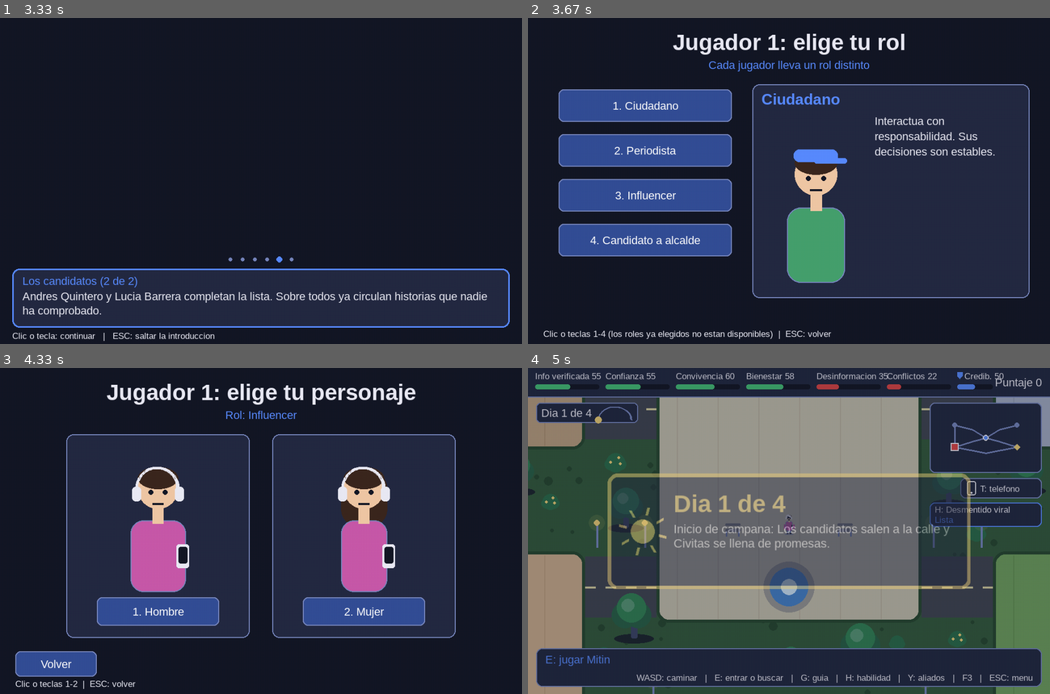
Above: before the commit, frames 1-4 (two rows, left to right).
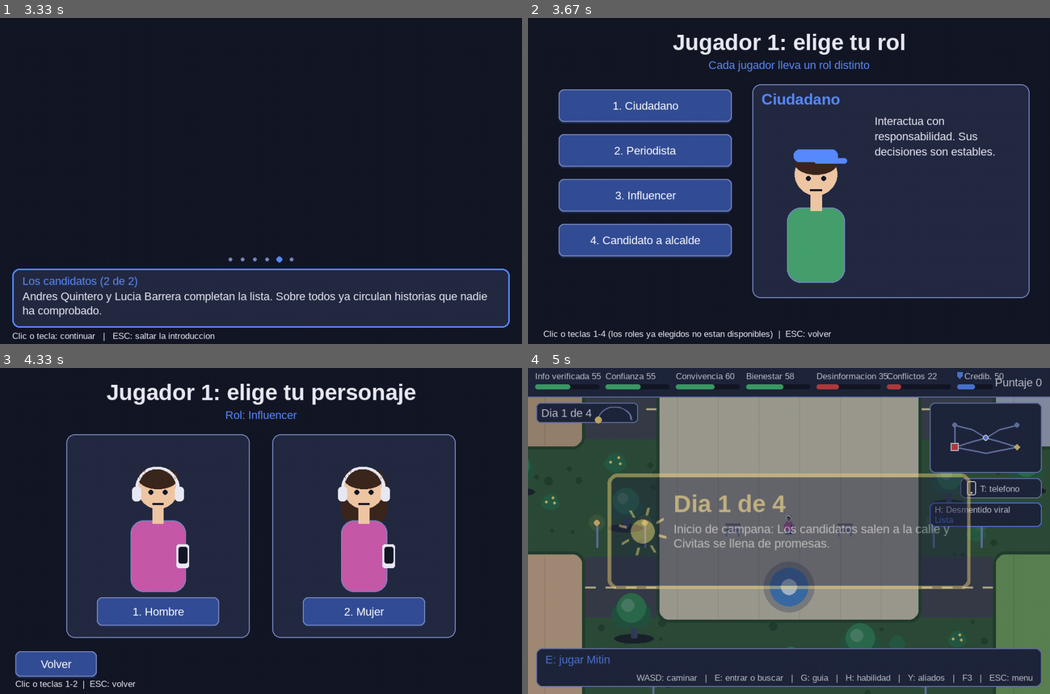
Above: after the commit, the same moments.

Repository: Jsvarela/POST-TRUTH
Game: pygame game, started from src/main.py
The game is run twice, just before and just after one commit, with the same random seed, the same clock (stepped at 60 frames per second) and the same inputs.
Inputs (mouse positions are in pixels of both pictures, inside the frame that each line leads up to):
- Up to frame 1 (3.33 s): tap Enter at 0.33 s; hold 1 0.67-1.13 s; hold Right 0.67-1.13 s; move the mouse to (99, 255) at 0.7 s; hold Enter 1.17-1.63 s; hold Right 1.17-1.63 s; hold Space 1.67-2.13 s; hold Right 1.67-2.13 s; move the mouse to (177, 57) at 1.7 s; hold 1 2.17-2.63 s; hold Right 2.17-2.63 s; tap Space at 2.67 s; hold Right from 3 s (still down)
- Up to frame 2 (3.67 s): release Right at 3.47 s; tap Esc at 3.5 s
- Up to frame 3 (4.33 s): press the mouse at (114, 501) at 3.87 s; move the mouse to (287, 527) at 3.97 s; release the mouse at (459, 557) at 4.1 s; hold 3 from 4.17 s (still down); hold Up from 4.17 s (still down)
- Up to frame 4 (5 s): release 3 at 4.47 s; release Up at 4.47 s; tap 1 at 4.5 s; tap Enter at 4.83 s

Frame 1 is identical in both runs. In frame 2, 0.7% of the frame differs, in the area x 5-97%, y 20-86%; in frame 3, 0.1%; in frame 4, nothing differs.

Commit message:
Sistema visual: tokens del tema y componentes Boton (4 estados y foco), Panel, Tarjeta, BarraAnimada y Modal

Diff:
--- a/src/post_truth/controllers/state_manager.py
+++ b/src/post_truth/controllers/state_manager.py
@@ -9,13 +9,14 @@
 
 
 class StateManager:
-    def __init__(self, color_fundido: Callable[[], tuple[int, int, int]] = lambda: (0, 0, 0)) -> None:
+    def __init__(self, color_fundido: Callable[[], tuple[int, int, int]] = lambda: (0, 0, 0)) -> None:   # App pasa el del tema: no es un color
         self._estados: dict[str, BaseState] = {}
         self._actual: BaseState | None = None
         self._color_fundido = color_fundido
         self._fase: str | None = None
         self._t = 0.0
         self._destino = ""
+        self.capa = None   # capa global encima de todo (HUD compacto y textos flotantes)
 
     def registrar(self, nombre: str, estado: BaseState) -> None:
         self._estados[nombre] = estado
@@ -66,10 +67,14 @@
                 self._fase = None
         if self._actual:
             self._actual.update(dt)
+        if self.capa is not None:
+            self.capa.update(dt, self._actual)
 
     def draw(self, pantalla: pygame.Surface) -> None:
         if self._actual:
             self._actual.draw(pantalla)
+            if self.capa is not None:
+                self.capa.draw(pantalla, self._actual)
         opacidad = self.opacidad_fundido
         if opacidad > 0:
             velo = pygame.Surface(pantalla.get_size(), pygame.SRCALPHA)
--- a/src/post_truth/views/arte_mundo.py
+++ b/src/post_truth/views/arte_mundo.py
@@ -4,22 +4,17 @@
 from post_truth.config import px
 from post_truth.models.personaje import Personaje
 from post_truth.views.personaje_view import dibujar_personaje_mundo
-from post_truth.views.theme import Tema
+from post_truth.views.theme import Tema, mezclar
 
 Punto = tuple[int, int]
-
-
-def _mezclar(a: tuple[int, int, int], b: tuple[int, int, int], f: float) -> tuple[int, int, int]:
-    """Tono intermedio entre dos colores del tema."""
-    return tuple(round(x + (y - x) * f) for x, y in zip(a, b))
 
 
 class ArteFormas:
     def arbusto(self, pantalla: pygame.Surface, tema: Tema, pos: Punto, tam: int, flores: bool) -> None:
         x, y = pos
-        pygame.draw.ellipse(pantalla, _mezclar(tema.suelo, tema.fondo, 0.5), (x - tam, y - tam // 4, tam * 2, tam // 2))
+        pygame.draw.ellipse(pantalla, mezclar(tema.suelo, tema.fondo, 0.5), (x - tam, y - tam // 4, tam * 2, tam // 2))
         for dx, r in ((-tam // 2, tam * 2 // 3), (tam // 2, tam * 2 // 3), (0, tam)):
-            pygame.draw.circle(pantalla, _mezclar(tema.verde, tema.fondo, 0.2), (x + dx, y - r // 2), r)
+            pygame.draw.circle(pantalla, mezclar(tema.verde, tema.fondo, 0.2), (x + dx, y - r // 2), r)
         if flores:
             for dx, dy in ((-tam // 2, -tam // 2), (tam // 3, -tam), (tam // 2, -tam // 3)):
                 pygame.draw.circle(pantalla, tema.detalle, (x + dx, y + dy), max(2, tam // 5))
@@ -27,11 +22,11 @@
     def arbol(self, pantalla: pygame.Surface, tema: Tema, base: Punto, tam: int, balanceo: float) -> None:
         """`balanceo` mueve la copa con el viento."""
         x, y = base
-        pygame.draw.ellipse(pantalla, _mezclar(tema.suelo, tema.fondo, 0.55), (x - tam, y - tam // 4, tam * 2, tam // 2))
-        pygame.draw.rect(pantalla, _mezclar(tema.edificio, tema.fondo, 0.35), (x - tam // 6, y - tam, tam // 3, tam),
+        pygame.draw.ellipse(pantalla, mezclar(tema.suelo, tema.fondo, 0.55), (x - tam, y - tam // 4, tam * 2, tam // 2))
+        pygame.draw.rect(pantalla, mezclar(tema.edificio, tema.fondo, 0.35), (x - tam // 6, y - tam, tam // 3, tam),
                          border_radius=max(1, tam // 10))
         cx, cy = x + round(balanceo * tam * 0.12), y - tam - tam // 3
-        oscuro, claro = _mezclar(tema.verde, tema.fondo, 0.3), _mezclar(tema.verde, tema.texto, 0.2)
+        oscuro, claro = mezclar(tema.verde, tema.fondo, 0.3), mezclar(tema.verde, tema.texto, 0.2)
         for dx, dy, r, color in ((-tam // 3, tam // 6, tam * 2 // 3, oscuro), (tam // 3, tam // 6, tam * 2 // 3, oscuro),
                                  (0, -tam // 5, tam * 3 // 4, tema.verde), (-tam // 6, -tam // 3, tam // 3, claro)):
             pygame.draw.circle(pantalla, color, (cx + dx, cy + dy), r)
@@ -49,7 +44,7 @@
 
     def banca(self, pantalla: pygame.Surface, tema: Tema, pos: Punto, tam: int) -> None:
         x, y = pos
-        madera = _mezclar(tema.edificio, tema.detalle, 0.25)
+        madera = mezclar(tema.edificio, tema.detalle, 0.25)
         for dx in (-tam // 2 + 2, tam // 2 - 4):
             pygame.draw.line(pantalla, tema.borde, (x + dx, y), (x + dx, y + tam // 3), max(1, tam // 10))
         pygame.draw.rect(pantalla, madera, (x - tam // 2, y - tam // 6, tam, tam // 4), border_radius=max(1, tam // 10))
--- a/src/post_truth/views/componentes.py
+++ b/src/post_truth/views/componentes.py
@@ -1,11 +1,14 @@
-"""Componentes de interfaz reutilizables: Fuentes, Boton, Panel y CajaDialogo."""
+"""Componentes de interfaz reutilizables (todos con colores del tema y medidas de los tokens): Fuentes, Boton,
+Panel, Tarjeta, BarraAnimada, Modal y CajaDialogo. El aviso flotante es `anuncio_view.Anuncio` y el texto
+flotante de impacto vive en `efectos.py`."""
+import math
 from dataclasses import dataclass
 from typing import Callable
 
 import pygame
 
 from post_truth.config import px
-from post_truth.views.theme import Tema
+from post_truth.views.theme import TOKENS, Tema, esp, mezclar
 
 
 @dataclass
@@ -15,12 +18,12 @@
     normal: pygame.font.Font
     grande: pygame.font.Font
     titulo: pygame.font.Font
+    enorme: pygame.font.Font = None   # cuenta regresiva y titulos de portada
 
     @classmethod
     def crear(cls) -> "Fuentes":
-        def f(tam: int, negrita: bool = False) -> pygame.font.Font:
-            return pygame.font.SysFont("arial", tam, bold=negrita)
-        return cls(f(px(17)), f(px(22)), f(px(30), True), f(px(44), True))
+        return cls(**{nombre: pygame.font.SysFont("arial", px(tam), bold=negrita)
+                      for nombre, tam, negrita in TOKENS.fuentes})
 
 
 def ajustar_texto(texto: str, fuente: pygame.font.Font, ancho: int) -> list[str]:
@@ -51,7 +54,7 @@
 
 
 class Boton:
-    """Boton con hover y clic."""
+    """Boton con estados normal, encima (hover o foco de teclado), presionado y deshabilitado."""
 
     def __init__(self, rect: pygame.Rect, texto: str, al_hacer_clic: Callable[[], None],
                  atajo: int | None = None) -> None:
@@ -61,7 +64,12 @@
         self.atajo = atajo
         self.hover = False
         self.habilitado = True
+        self.foco = False          # elegido con el teclado (se ve igual que el hover)
         self._presionado = False
+
+    @property
+    def presionado(self) -> bool:
+        return self._presionado and self.hover
 
     def handle_event(self, event: pygame.event.Event) -> bool:
         """Devuelve True si el evento disparo el boton."""
@@ -83,22 +91,30 @@
         return False
 
     def draw(self, pantalla: pygame.Surface, fuente: pygame.font.Font, tema: Tema) -> None:
+        radio = px(TOKENS.radio_m)
+        rect = self.rect
         if not self.habilitado:
-            pygame.draw.rect(pantalla, tema.boton_off, self.rect, border_radius=px(10))
-            pygame.draw.rect(pantalla, tema.texto_off, self.rect, width=1, border_radius=px(10))
+            pygame.draw.rect(pantalla, tema.boton_off, rect, border_radius=radio)
+            pygame.draw.rect(pantalla, tema.texto_off, rect, width=1, border_radius=radio)
             color_texto = tema.texto_off
         else:
-            relleno = tema.boton_hover if self.hover else tema.boton
-            borde = tema.acento if self.hover else tema.borde
-            pygame.draw.rect(pantalla, relleno, self.rect, border_radius=px(10))
-            pygame.draw.rect(pantalla, borde, self.rect, width=px(3 if self.hover else 2), border_radius=px(10))
+            encima = self.hover or self.foco
+            if self.presionado:   # se hunde: sin sombra y un poco mas abajo
+                rect = rect.move(0, px(2))
+            else:
+                pygame.draw.rect(pantalla, mezclar(tema.fondo, tema.boton, 0.4), rect.move(0, px(3)), border_radius=radio)
+            relleno = mezclar(tema.boton_hover, tema.fondo, 0.25) if self.presionado else (
+                tema.boton_hover if encima else tema.boton)
+            pygame.draw.rect(pantalla, relleno, rect, border_radius=radio)
+            pygame.draw.rect(pantalla, tema.acento if encima else tema.borde, rect, width=px(3 if encima else 2),
+                             border_radius=radio)
             color_texto = tema.boton_texto
         img = fuente.render(self.texto, True, color_texto)
-        maximo = self.rect.width - px(16)
+        maximo = rect.width - px(16)
         if img.get_width() > maximo:
             alto = max(1, img.get_height() * maximo // img.get_width())
             img = pygame.transform.smoothscale(img, (maximo, alto))
-        pantalla.blit(img, img.get_rect(center=self.rect.center))
+        pantalla.blit(img, img.get_rect(center=rect.center))
 
 
 class Panel:
@@ -117,16 +133,135 @@
                            self.rect.width - px(36), self.rect.height - margen_sup - px(16))
 
     def draw(self, pantalla: pygame.Surface, fuentes: Fuentes, tema: Tema) -> None:
-        if self.alfa >= 255:
-            pygame.draw.rect(pantalla, tema.panel, self.rect, border_radius=px(14))
-        else:
-            velo = pygame.Surface(self.rect.size, pygame.SRCALPHA)
-            pygame.draw.rect(velo, (*tema.panel, self.alfa), velo.get_rect(), border_radius=px(14))
-            pantalla.blit(velo, self.rect.topleft)
-        pygame.draw.rect(pantalla, tema.borde, self.rect, width=px(2), border_radius=px(14))
+        panel(pantalla, tema, self.rect, self.alfa)
         if self.titulo:
             img = fuentes.grande.render(self.titulo, True, tema.acento)
             pantalla.blit(img, (self.rect.x + px(18), self.rect.y + px(12)))
+
+
+def panel(pantalla: pygame.Surface, tema: Tema, rect: pygame.Rect, alfa: int = 255, borde=None) -> None:
+    """El fondo de todo lo que flota: sombra, relleno del tema (con transparencia sobre el mapa) y borde."""
+    radio = px(TOKENS.radio_l)
+    capa = pygame.Surface((rect.w, rect.h + px(4)), pygame.SRCALPHA)
+    pygame.draw.rect(capa, (*tema.fondo, TOKENS.alfa_sombra), (0, px(4), rect.w, rect.h), border_radius=radio)
+    pygame.draw.rect(capa, (*tema.panel, alfa), (0, 0, rect.w, rect.h), border_radius=radio)
+    pantalla.blit(capa, rect.topleft)
+    pygame.draw.rect(pantalla, borde or tema.borde, rect, width=px(2), border_radius=radio)
+
+
+class Tarjeta:
+    """Panel con icono, titulo y cuerpo: un hallazgo, una notificacion, un cambio de la ciudad."""
+
+    def __init__(self, rect: pygame.Rect, titulo: str, texto: str = "", tipo: str = "info") -> None:
+        self.rect, self.titulo, self.texto, self.tipo = rect, titulo, texto, tipo
+
+    def draw(self, pantalla: pygame.Surface, fuentes: Fuentes, tema: Tema) -> None:
+        from post_truth.views.anuncio_view import _icono
+        panel(pantalla, tema, self.rect, TOKENS.alfa_panel)
+        r = min(px(16), self.rect.h // 3)
+        _icono(pantalla, tema, self.tipo, (self.rect.x + esp(3) + r, self.rect.y + esp(3) + r), r, 0)
+        x = self.rect.x + esp(4) + 2 * r + esp(2)
+        pantalla.blit(fuentes.normal.render(self.titulo, True, tema.texto), (x, self.rect.y + esp(2)))
+        y = self.rect.y + esp(2) + fuentes.normal.get_linesize()
+        for linea in ajustar_texto(self.texto, fuentes.chica, self.rect.right - x - esp(3)):
+            if y + fuentes.chica.get_linesize() > self.rect.bottom - esp(1):
+                break
+            pantalla.blit(fuentes.chica.render(linea, True, tema.texto_off), (x, y))
+            y += fuentes.chica.get_linesize()
+
+
+class BarraAnimada:
+    """Barra 0-100 que se llena interpolando hacia su valor con dt (amortiguacion exponencial): el mismo
+    resultado a 30 y a 60 FPS, y nunca bloquea el bucle."""
+    RAPIDEZ = 6.0
+
+    def __init__(self, valor: float = 0.0) -> None:
+        self.objetivo = self.actual = float(valor)
+
+    def fijar(self, valor: float) -> None:
+        self.objetivo = float(valor)
+
+    def update(self, dt: float) -> None:
+        self.actual += (self.objetivo - self.actual) * (1 - math.exp(-self.RAPIDEZ * max(0.0, dt)))
+
+    def draw(self, pantalla: pygame.Surface, tema: Tema, rect: pygame.Rect, color) -> None:
+        radio = rect.h // 2
+        pygame.draw.rect(pantalla, tema.fondo, rect, border_radius=radio)
+        lleno = round(rect.w * max(0.0, min(100.0, self.actual)) / 100)
+        if lleno:
+            pygame.draw.rect(pantalla, color, (rect.x, rect.y, lleno, rect.h), border_radius=radio)
+        if abs(self.objetivo - self.actual) > 0.5:   # mientras se mueve, una marca en el valor al que va
+            x = rect.x + round(rect.w * max(0.0, min(100.0, self.objetivo)) / 100)
+            pygame.draw.line(pantalla, tema.texto, (x, rect.y - px(2)), (x, rect.bottom + px(1)), px(2))
+
+
+class Modal:
+    """Ventana al frente sobre un velo: titulo, texto y botones (1-9 o clic; Enter = el primero).
+    `cuenta` = (restante, total) dibuja una cuenta regresiva grande en un anillo que se vacia."""
+
+    def __init__(self, titulo: str, texto: str = "", botones: tuple[str, ...] = ("Aceptar",), tipo: str = "info",
+                 ancho: int = 620) -> None:
+        self.titulo, self.texto, self.botones, self.tipo = titulo, texto, botones, tipo
+        self.ancho = ancho
+        self.t = 0.0
+        self.elegido: int | None = None
+        self.cuenta: tuple[float, float] | None = None
+        self._rects: list[pygame.Rect] = []
+
+    def update(self, dt: float) -> None:
+        self.t += dt
+
+    def handle_event(self, event: pygame.event.Event) -> int | None:
+        if event.type == pygame.KEYDOWN:
+            if event.key in (pygame.K_RETURN, pygame.K_SPACE, pygame.K_KP_ENTER):
+                self.elegido = 0
+            elif pygame.K_1 <= event.key < pygame.K_1 + len(self.botones):
+                self.elegido = event.key - pygame.K_1
+        elif event.type == pygame.MOUSEBUTTONDOWN and event.button == 1:
+            self.elegido = next((i for i, r in enumerate(self._rects) if r.collidepoint(event.pos)), None)
+        return self.elegido
+
+    def draw(self, pantalla: pygame.Surface, fuentes: Fuentes, tema: Tema) -> None:
+        from post_truth.views.anuncio_view import _color, _icono, _rebote
+        entrada = min(1.0, self.t / TOKENS.dur_media)
+        velo = pygame.Surface(pantalla.get_size(), pygame.SRCALPHA)
+        velo.fill((*tema.fondo, round(TOKENS.alfa_velo * entrada)))
+        pantalla.blit(velo, (0, 0))
+        w = px(self.ancho)
+        lineas = ajustar_texto(self.texto, fuentes.normal, w - px(150))
+        alto = px(150) + len(lineas) * fuentes.normal.get_linesize() + (px(150) if self.cuenta else 0)
+        caja = pygame.Rect(0, 0, w, alto)
+        caja.center = (pantalla.get_width() // 2, pantalla.get_height() // 2 - round(px(30) * (1 - _rebote(entrada))))
+        color = _color(tema, self.tipo)
+        panel(pantalla, tema, caja, 255, borde=color)
+        _icono(pantalla, tema, self.tipo, (caja.x + px(56), caja.y + px(60)), px(32), self.t)
+        x = caja.x + px(110)
+        pantalla.blit(fuentes.titulo.render(self.titulo, True, color), (x, caja.y + esp(4)))
+        y = caja.y + esp(4) + fuentes.titulo.get_linesize()
+        for linea in lineas:
+            pantalla.blit(fuentes.normal.render(linea, True, tema.texto), (x, y))
+            y += fuentes.normal.get_linesize()
+        if self.cuenta is not None:
+            restante, total = self.cuenta
+            centro, radio = (caja.centerx, y + px(70)), px(60)
+            pygame.draw.circle(pantalla, tema.fondo, centro, radio)
+            arco = pygame.Rect(0, 0, 2 * radio, 2 * radio)
+            arco.center = centro
+            fraccion = max(0.0, min(1.0, restante / total)) if total else 0.0
+            if fraccion > 0:
+                pygame.draw.arc(pantalla, tema.malo if fraccion < 0.35 else color, arco, math.pi / 2,
+                                math.pi / 2 + 2 * math.pi * fraccion, px(10))
+            num = fuentes.enorme.render(str(math.ceil(restante)), True, tema.texto)
+            pantalla.blit(num, num.get_rect(center=centro))
+            y += px(150)
+        ancho_boton = (w - px(40) - esp(2) * (len(self.botones) - 1)) // len(self.botones)
+        self._rects = []
+        for i, texto in enumerate(self.botones):
+            r = pygame.Rect(caja.x + px(20) + i * (ancho_boton + esp(2)), caja.bottom - px(64), ancho_boton, px(46))
+            b = Boton(r, f"{i + 1}. {texto}" if len(self.botones) > 1 else f"{texto} (Enter)", lambda: None)
+            b.foco = i == 0
+            b.draw(pantalla, fuentes.normal, tema)
+            self._rects.append(r)
 
 
 class CajaDialogo:
--- a/src/post_truth/views/investigacion_view.py
+++ b/src/post_truth/views/investigacion_view.py
@@ -106,7 +106,7 @@
     lente = pygame.Surface((2 * v.radio, 2 * v.radio), pygame.SRCALPHA)
     lente.blit(pygame.transform.smoothscale(capa.subsurface(origen), lente.get_size()), (0, 0))
     mascara = pygame.Surface(lente.get_size(), pygame.SRCALPHA)
-    pygame.draw.circle(mascara, (255, 255, 255, 255), (v.radio, v.radio), v.radio)
+    pygame.draw.circle(mascara, (255, 255, 255, 255), (v.radio, v.radio), v.radio)   # mascara: no es un color
     lente.blit(mascara, (0, 0), special_flags=pygame.BLEND_RGBA_MIN)
     pantalla.blit(lente, lente.get_rect(center=v.lupa))
     pygame.draw.circle(pantalla, tema.texto, v.lupa, v.radio, px(4))
--- a/src/post_truth/views/retrato_view.py
+++ b/src/post_truth/views/retrato_view.py
@@ -43,7 +43,7 @@
     pygame.draw.circle(pantalla, piel, p(50, 48), round(21 * s))
 
     if aspecto.peinado == "rizado":
-        for cx, cy, rad in ((34, 32, 9), (44, 25, 10), (56, 25, 10), (66, 32, 9), (30, 44, 7), (70, 44, 7)):
+        for cx, cy, rad in ((34, 32, 9), (44, 25, 10), (56, 25, 10), (66, 32, 9), (30, 44, 7), (70, 44, 7)):   # geometria: no es un color
             pygame.draw.circle(pantalla, pelo, p(cx, cy), round(rad * s))
     else:
         pygame.draw.ellipse(pantalla, pelo, r(28, 24, 44, 24))
--- a/src/post_truth/views/theme.py
+++ b/src/post_truth/views/theme.py
@@ -50,6 +50,38 @@
 }
 
 
+def mezclar(a: Color, b: Color, f: float) -> Color:
+    """Tono intermedio entre dos colores del tema (asi los matices tambien salen del tema)."""
+    return tuple(round(x + (y - x) * f) for x, y in zip(a, b))
+
+
+@dataclass(frozen=True)
+class Tokens:
+    """Medidas del sistema visual, iguales en los tres temas (en pixeles de diseno: se escalan con px())."""
+    espacio: tuple[int, ...] = (4, 8, 12, 16, 24, 32)   # xs, s, m, l, xl, xxl
+    radio_s: int = 6
+    radio_m: int = 10
+    radio_l: int = 16
+    fuentes: tuple[tuple[str, int, bool], ...] = (("chica", 17, False), ("normal", 22, False),
+                                                  ("grande", 30, True), ("titulo", 44, True),
+                                                  ("enorme", 72, True))
+    alfa_panel: int = 232     # paneles que flotan sobre el mapa
+    alfa_velo: int = 150      # velo detras de un modal
+    alfa_sombra: int = 90
+    dur_rapida: float = 0.15  # segundos
+    dur_media: float = 0.3
+    dur_lenta: float = 0.6
+
+
+TOKENS = Tokens()
+
+
+def esp(nivel: int) -> int:
+    """Espaciado del sistema: 0 = xs ... 5 = xxl, ya escalado."""
+    from post_truth.config import px
+    return px(TOKENS.espacio[nivel])
+
+
 class GestorTemas:
     """Mantiene el tema activo."""
 
--- a/src/post_truth/views/zona_view.py
+++ b/src/post_truth/views/zona_view.py
@@ -63,7 +63,7 @@
         x = r.x + round(x0 * r.width)
         tronco = round(24 * u * escala)
         pygame.draw.rect(p, t.edificio, (x - 5, h - tronco, 10, tronco))
-        for dx, dy, rad in ((0, 0, 18), (-14, 8, 14), (14, 8, 14)):
+        for dx, dy, rad in ((0, 0, 18), (-14, 8, 14), (14, 8, 14)):   # geometria: no es un color
             pygame.draw.circle(p, t.verde, (x + round(dx * escala), h - tronco - round(dy * escala)),
                                round(rad * u * escala * 0.9))
     bx = r.x + round(0.44 * r.width)
